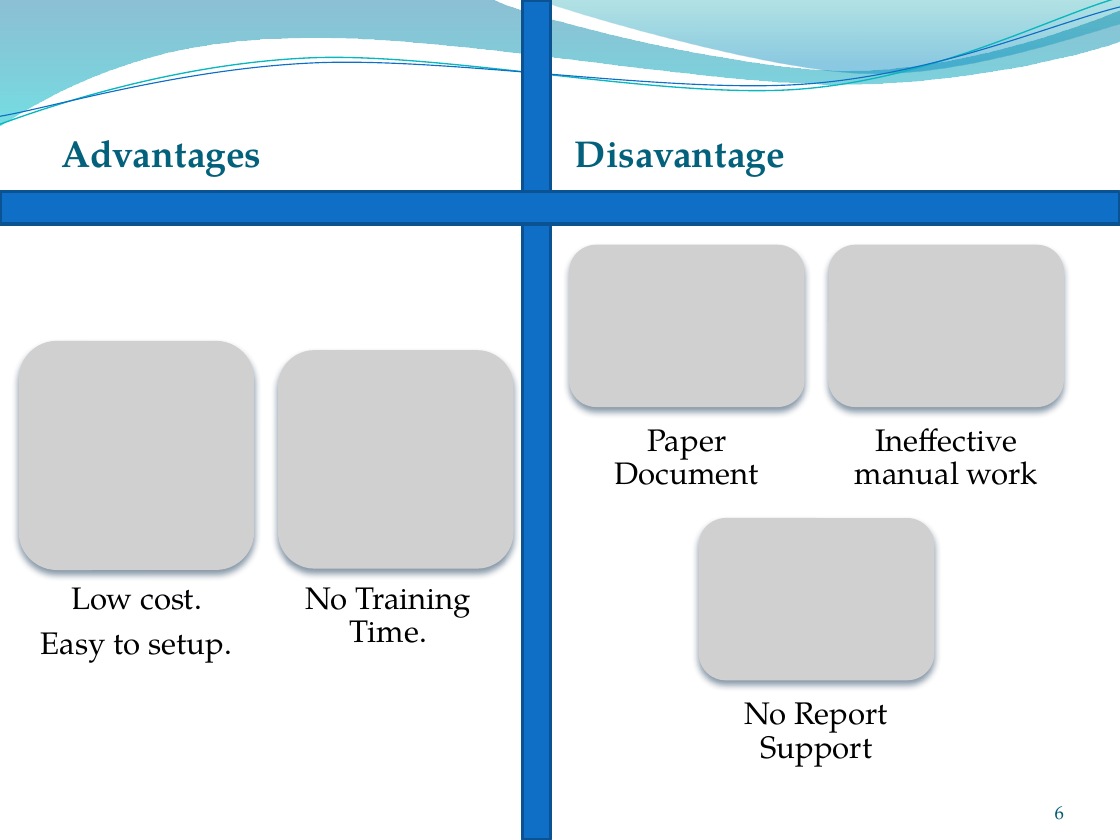
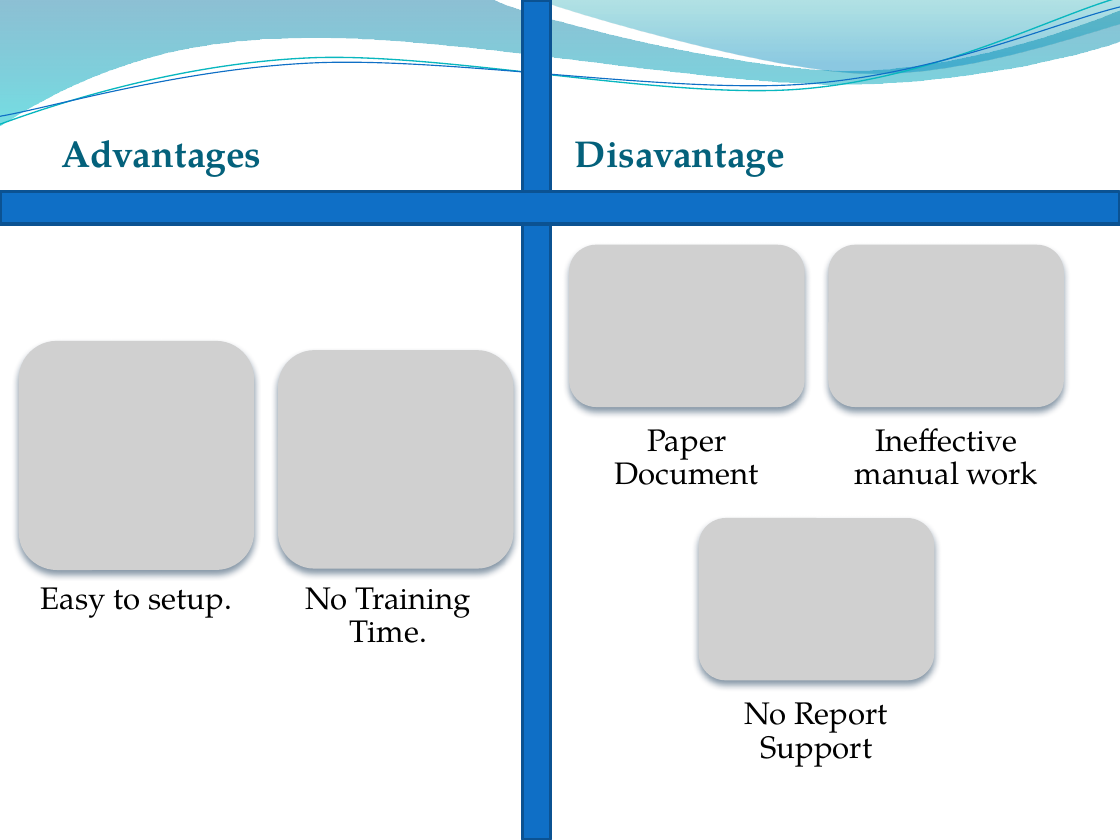
Before and after one commit to conanak99/roll-system-mobile, a slide deck: slide 6 of Document/Slide/Slide thuyet trinh.pptx. Drawn at 1120x840 pixels with LibreOffice and Linux fonts; fonts in the diff are those of the drawing; grey boxes stand for pictures; background and template pictures are left out. Boxes give left, top, right and bottom in pixels: in the first picture for what was removed or moved away, otherwise in the second. Text is boxed around its words. In the diff, an @@ line names an element or a change of style, - is before the commit and + after.

```diff
--- a/Document/Slide/Slide thuyet trinh.pptx
+++ b/Document/Slide/Slide thuyet trinh.pptx
@@ text at (71, 587, 202, 610): paragraph removed @@
-Low cost.
@@ page number removed at (1055, 806, 1064, 820) @@
-6
```
Also in this commit, not shown: 18 other slides changed, 6 slides added, 4 other files.
